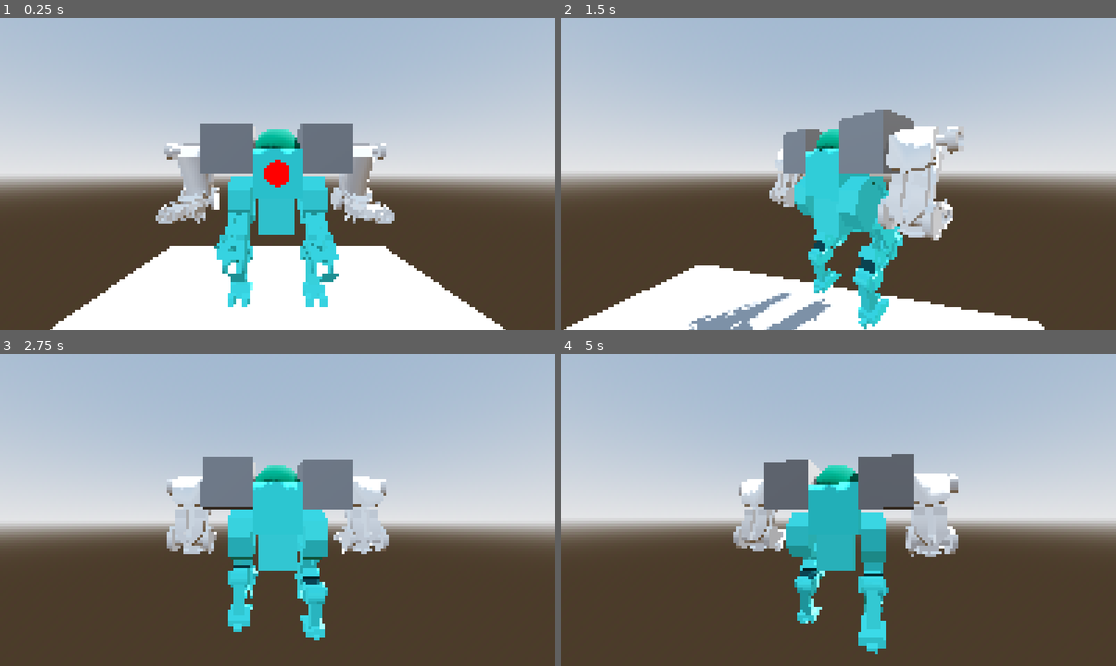
Above: before the commit, frames 1-4 (two rows, left to right).
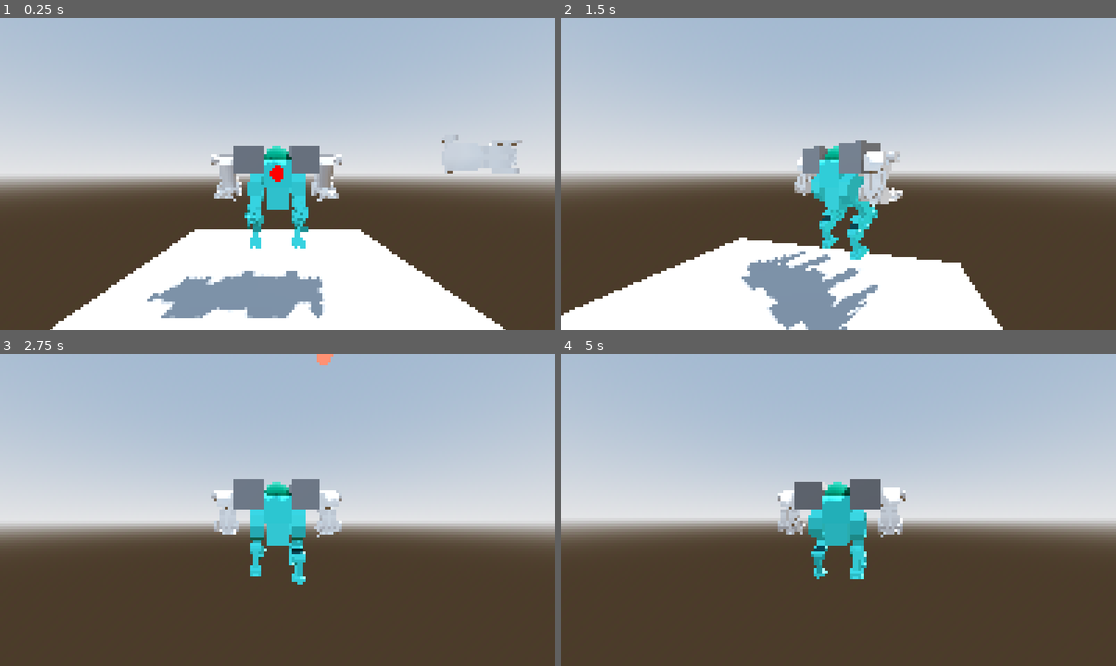
Above: after the commit, the same moments.

Repository: jalvarez2016/Bot-Heart-Prototype
Game: Godot game, scene res://PlayableScenes/PlayerPlayGround.tscn
The game is run twice, just before and just after one commit, with the same random seed, the same clock (stepped at 60 frames per second) and the same inputs.
Inputs (mouse positions are in pixels of both pictures, inside the frame that each line leads up to):
- Up to frame 1 (0.25 s): no input
- Up to frame 2 (1.5 s): move the mouse to (866, 174) at 0.52 s; hold W (forward) from 0.53 s (still down); tap E (equip) at 0.6 s; tap Space (jump) at 0.77 s; tap Q (unequip, bound only after the commit) at 0.8, 1.35 s; move the mouse to (810, 174) at 1.27 s
- Up to frame 3 (2.75 s): keep holding W (forward); tap Space (jump) at 1.52 s; tap E (equip) at 1.55 s; move the mouse to (288, 503) at 2.02 s; click (288, 503) at 2.1 s; tap Q (unequip, bound only after the commit) at 2.3 s
- Up to frame 4 (5 s): keep holding W (forward); move the mouse to (832, 516) at 2.77 s; tap E (equip) at 2.85, 4.55 s; tap Space (jump) at 3.02, 3.77, 4.52 s; move the mouse to (877, 513) at 3.52 s; hold Shift (sprint) 3.53-4.28 s; tap Q (unequip, bound only after the commit) at 3.8, 4.35 s; move the mouse to (794, 506) at 4.27 s

The runs differ from the first frame. In frame 1, 16% of the frame differs, in the area x 26-95%, y 33-97%; in frame 2, 19%, in the area x 0-88%, y 29-100%; in frame 3, 10%; in frame 4, 11%.
Error before the commit: Cannot call method 'get_node' on a null value. (res://Player/BaseParts/Attachments/gun.gd:24)
Error after the commit: Attempt to call function 'instantiate' in base 'null instance' on a null instance. (res://Player/Entity/arm_controller.gd:96)

Commit message:
equip and remove arms

Diff:
--- a/PlayableScenes/PlayerPlayGround.tscn
+++ b/PlayableScenes/PlayerPlayGround.tscn
@@ -1,6 +1,7 @@
-[gd_scene load_steps=7 format=3 uid="uid://dgdxgxjc2yo7o"]
+[gd_scene load_steps=8 format=3 uid="uid://dgdxgxjc2yo7o"]
 
 [ext_resource type="PackedScene" uid="uid://7mmvptvm8oaa" path="res://Player/Entity/Player.tscn" id="1_qcrmj"]
+[ext_resource type="PackedScene" uid="uid://5fq63xnuu27o" path="res://Player/BaseParts/Drops/BaseArm.tscn" id="2_edu2i"]
 
 [sub_resource type="ProceduralSkyMaterial" id="ProceduralSkyMaterial_qcrmj"]
 sky_horizon_color = Color(0.662243, 0.671743, 0.686743, 1)
@@ -45,3 +46,6 @@
 
 [node name="CollisionShape3D" type="CollisionShape3D" parent="MeshInstance3D/StaticBody3D"]
 shape = SubResource("ConcavePolygonShape3D_qcrmj")
+
+[node name="BaseArm" parent="." instance=ExtResource("2_edu2i")]
+transform = Transform3D(1, 0, 0, 0, 1, 0, 0, 0, 1, 7.14895, 8.12754, 6.75602)
--- a/Player/BaseParts/Attachments/BaseArm.tscn
+++ b/Player/BaseParts/Attachments/BaseArm.tscn
@@ -21,6 +21,7 @@
 isGun = true
 leftArmMesh = NodePath("LeftArm")
 rightArmMesh = NodePath("RightArm")
+dropRef = "C:/Users/jason/Saved Games/Godot Games/Bot-Heart-Prototype/Player/BaseParts/Drops/BaseArm.tscn"
 
 [node name="Shoulder" type="MeshInstance3D" parent="."]
 mesh = SubResource("BoxMesh_7x5qj")
--- a/Player/BaseParts/Attachments/base_arm.gd
+++ b/Player/BaseParts/Attachments/base_arm.gd
@@ -9,6 +9,7 @@
 @export var isLeftArm: bool
 @export var leftArmMesh: Node3D
 @export var rightArmMesh: Node3D
+@export var dropRef: String
 
 var actionType = {
 	'MAIN': 'main',
--- a/Player/BaseParts/Drops/BaseArm.tscn
+++ b/Player/BaseParts/Drops/BaseArm.tscn
@@ -1,31 +1,50 @@
 [gd_scene load_steps=5 format=3 uid="uid://5fq63xnuu27o"]
 
 [ext_resource type="Script" uid="uid://dqp5puefmfdfj" path="res://Player/BaseParts/base_arm.gd" id="1_5aqte"]
+[ext_resource type="PackedScene" uid="uid://t4nrgxeayk7g" path="res://Player/BaseParts/Models/RightArm.glb" id="2_llvp5"]
 
-[sub_resource type="BoxMesh" id="BoxMesh_n15fn"]
-size = Vector3(4, 1, 1)
+[sub_resource type="BoxShape3D" id="BoxShape3D_llvp5"]
+size = Vector3(2.146, 1.4549, 2.55034)
 
-[sub_resource type="StandardMaterial3D" id="StandardMaterial3D_n15fn"]
-diffuse_mode = 3
-albedo_color = Color(0.313726, 1, 1, 1)
+[sub_resource type="SphereShape3D" id="SphereShape3D_llvp5"]
+radius = 3.0
 
-[sub_resource type="ConvexPolygonShape3D" id="ConvexPolygonShape3D_n15fn"]
-points = PackedVector3Array(2, 0.5, 0.5, 2, 0.5, -0.5, -2, 0.5, 0.5, 2, -0.5, 0.5, 2, -0.5, -0.5, -2, 0.5, -0.5, -2, -0.5, 0.5, -2, -0.5, -0.5)
+[node name="BaseArm" type="Node3D"]
+script = ExtResource("1_5aqte")
+armType = "res://Player/BaseParts/Attachments/BaseArm.tscn"
 
-[node name="BaseArm" type="Node3D" node_paths=PackedStringArray("anchor")]
-script = ExtResource("1_5aqte")
-anchor = NodePath("Marker3D")
+[node name="RigidBody3D" type="RigidBody3D" parent="."]
 
-[node name="Marker3D" type="Marker3D" parent="."]
-transform = Transform3D(1, 0, 0, 0, 1, 0, 0, 0, 1, -2, 0, 0)
+[node name="RightArm" parent="RigidBody3D" instance=ExtResource("2_llvp5")]
+transform = Transform3D(-4.37114e-08, -1, 0, 1, -4.37114e-08, 0, 0, 0, 1, 3, -2, 1)
 
-[node name="RigidBody3D" type="RigidBody3D" parent="Marker3D"]
-transform = Transform3D(1, 0, 0, 0, 1, 0, 0, 0, 1, 2, 0, 0)
+[node name="Skeleton3D" parent="RigidBody3D/RightArm/Armature_002" index="0"]
+bones/1/rotation = Quaternion(-0.427665, 0.563119, 0.563119, 0.427665)
+bones/2/rotation = Quaternion(8.88278e-08, 4.67183e-08, -0.787554, 0.616246)
+bones/3/rotation = Quaternion(-1.64091e-09, 7.03783e-10, -0.00332705, 0.999994)
+bones/7/position = Vector3(-1.60891, 2, -1.59789)
+bones/7/rotation = Quaternion(-0.689384, -0.15732, -0.15732, 0.689384)
+bones/8/position = Vector3(0.863258, 2, -0.992635)
 
-[node name="MeshInstance3D" type="MeshInstance3D" parent="Marker3D/RigidBody3D"]
-mesh = SubResource("BoxMesh_n15fn")
-skeleton = NodePath("../../..")
-surface_material_override/0 = SubResource("StandardMaterial3D_n15fn")
+[node name="Cube_009" parent="RigidBody3D/RightArm/Armature_002/Skeleton3D" index="0"]
+transform = Transform3D(3.24613e-08, 0.163103, 0.000505475, -0.251046, 2.21926e-08, -5.75615e-08, -8.32044e-08, -0.000380498, 0.216677, -1.59754, 2.05954, -1.19789)
 
-[node name="CollisionShape3D" type="CollisionShape3D" parent="Marker3D/RigidBody3D"]
-shape = SubResource("ConvexPolygonShape3D_n15fn")
+[node name="Cube_008" parent="RigidBody3D/RightArm/Armature_002/Skeleton3D" index="1"]
+transform = Transform3D(4.24664e-08, -0.151132, 0.00696117, -0.226713, -1.63057e-08, -1.62274e-07, -8.34735e-08, 0.00175353, 0.59996, -1.59439, 2.05177, -0.181838)
+
+[node name="Cube_007" parent="RigidBody3D/RightArm/Armature_002/Skeleton3D" index="2"]
+transform = Transform3D(-8.74268e-09, 0.440212, 0.164644, -0.375915, -1.31471e-08, 6.21514e-09, 6.38998e-09, -0.164644, 0.440212, -0.480082, 2.05177, 0.156479)
+
+[node name="CollisionShape3D2" type="CollisionShape3D" parent="RigidBody3D"]
+transform = Transform3D(0.981376, 0, -0.192093, 0, 1, 0, 0.192093, 0, 0.981376, -0.0314324, 0.227448, 0.371205)
+shape = SubResource("BoxShape3D_llvp5")
+
+[node name="Area3D" type="Area3D" parent="RigidBody3D" groups=["Attachment"]]
+
+[node name="CollisionShape3D" type="CollisionShape3D" parent="RigidBody3D/Area3D"]
+shape = SubResource("SphereShape3D_llvp5")
+
+[connection signal="body_entered" from="RigidBody3D/Area3D" to="." method="_on_area_3d_body_entered"]
+[connection signal="body_exited" from="RigidBody3D/Area3D" to="." method="_on_area_3d_body_exited"]
+
+[editable path="RigidBody3D/RightArm"]
--- a/Player/BaseParts/SFX/Bullet.gd
+++ b/Player/BaseParts/SFX/Bullet.gd
@@ -3,6 +3,7 @@
 @export var isActive: bool
 @export var bulletDirection: Marker3D
 @export var bullet: RigidBody3D
+@export var dropRef: String
 
 func fire() -> void:
 	var generalDirection:= bulletDirection.global_position - self.global_position
--- a/Player/BaseParts/SFX/Bullet.tscn
+++ b/Player/BaseParts/SFX/Bullet.tscn
@@ -30,6 +30,7 @@
 script = ExtResource("1_ovv24")
 bulletDirection = NodePath("RigidBody3D/Marker3D")
 bullet = NodePath("RigidBody3D")
+dropRef = "C:/Users/jason/Saved Games/Godot Games/Bot-Heart-Prototype/Player/BaseParts/Drops/BaseArm.tscn"
 
 [node name="RigidBody3D" type="RigidBody3D" parent="."]
 
--- a/Player/BaseParts/base_arm.gd
+++ b/Player/BaseParts/base_arm.gd
@@ -1,2 +1,17 @@
 extends Node3D
-@export var anchor : Marker3D
+@export var armType: String
+
+var type: String = 'arm'
+var player: Node3D
+
+
+func _on_area_3d_body_entered(body: Node3D) -> void:
+	if body.is_in_group("Player"):
+		player = body
+		player.ArmController.loadNewArm(armType, self)
+
+
+func _on_area_3d_body_exited(body: Node3D) -> void:
+	if body.is_in_group("Player"):
+		player.ArmController.unLoadNewArm()
+		player = null
--- a/Player/Entity/Camera.gd
+++ b/Player/Entity/Camera.gd
@@ -1,5 +1,6 @@
 extends SpringArm3D
 @export var mouse_sensetivity := 0.005
+@export var active: bool = true
 
 # Called when the node enters the scene tree for the first time.
 func _ready():
@@ -7,7 +8,7 @@
 	#pass
 
 func _unhandled_input(event: InputEvent):
-	if event is InputEventMouseMotion:
+	if event is InputEventMouseMotion && active:
 		rotation.x -= event.relative.y * mouse_sensetivity
 		rotation.x = clamp(rotation.x, deg_to_rad(-90), deg_to_rad(50))
 
--- a/Player/Entity/Player.tscn
+++ b/Player/Entity/Player.tscn
@@ -6,6 +6,8 @@
 [ext_resource type="Shader" uid="uid://deu4icylu3kyq" path="res://Player/Entity/Shaders/PixelEffect.gdshader" id="2_4msa4"]
 [ext_resource type="Script" uid="uid://blr8fm5ljldtk" path="res://Player/Entity/leg_controller.gd" id="5_stiq3"]
 [ext_resource type="Script" uid="uid://cp6rm5x1st4uk" path="res://Player/Entity/arm_controller.gd" id="6_82htd"]
+[ext_resource type="Script" uid="uid://c0d6lg8j3tay6" path="res://Player/Entity/equipPartsController.gd" id="7_jmv62"]
+[ext_resource type="Script" uid="uid://nffytd66dtd6" path="res://Player/Entity/removePartsController.gd" id="8_4mymh"]
 
 [sub_resource type="BoxShape3D" id="BoxShape3D_jgdqt"]
 size = Vector3(2, 2, 2)
@@ -49,17 +51,25 @@
 render_priority = 0
 shader = ExtResource("2_4msa4")
 
+[sub_resource type="RectangleShape2D" id="RectangleShape2D_82htd"]
+size = Vector2(575.75, 648)
+
+[sub_resource type="LabelSettings" id="LabelSettings_jmv62"]
+font_size = 32
+outline_size = 5
+outline_color = Color(0, 0, 0, 1)
+
 [node name="Player" type="Node3D" node_paths=PackedStringArray("LegController", "ArmController")]
 script = ExtResource("1_hdlnp")
 LegController = NodePath("CharacterBody3D/LegController")
 ArmController = NodePath("CharacterBody3D/ArmController")
 
-[node name="CharacterBody3D" type="CharacterBody3D" parent="." node_paths=PackedStringArray("LegController", "ArmController")]
+[node name="CharacterBody3D" type="CharacterBody3D" parent="." node_paths=PackedStringArray("LegController", "ArmController") groups=["Player"]]
 script = ExtResource("1_mahfv")
 LegController = NodePath("LegController")
 ArmController = NodePath("ArmController")
 
-[node name="Hitbox" type="Area3D" parent="CharacterBody3D"]
+[node name="Hitbox" type="Area3D" parent="CharacterBody3D" groups=["Player"]]
 
 [node name="CollisionShape3D" type="CollisionShape3D" parent="CharacterBody3D/Hitbox"]
 shape = SubResource("BoxShape3D_jgdqt")
@@ -105,7 +115,7 @@
 [node name="Head" type="Node3D" parent="CharacterBody3D"]
 
 [node name="SpringArm3D" type="SpringArm3D" parent="CharacterBody3D/Head"]
-spring_length = 9.0
+spring_length = 15.0
 margin = 0.725
 script = ExtResource("1_f71a7")
 
@@ -128,12 +138,122 @@
 wait_time = 0.8
 one_shot = true
 
-[node name="ArmController" type="Node3D" parent="CharacterBody3D" node_paths=PackedStringArray("LeftArmAnchor", "RightArmAnchor")]
+[node name="ArmController" type="Node3D" parent="CharacterBody3D" node_paths=PackedStringArray("LeftArmAnchor", "RightArmAnchor", "addPartsUI", "removeParts")]
 script = ExtResource("6_82htd")
 LeftArmAnchor = NodePath("../MeshInstance3D/AnchorPoints/LeftArm")
 RightArmAnchor = NodePath("../MeshInstance3D/AnchorPoints/RightArm")
+addPartsUI = NodePath("EquipController")
+removeParts = NodePath("RemoveController")
 
 [node name="Timer" type="Timer" parent="CharacterBody3D/ArmController"]
 wait_time = 0.2
 
+[node name="EquipController" type="AspectRatioContainer" parent="CharacterBody3D/ArmController" node_paths=PackedStringArray("leftArea", "rightArea", "playerCamera")]
+visible = false
+offset_right = 1152.0
+offset_bottom = 648.0
+size_flags_horizontal = 3
+size_flags_vertical = 3
+script = ExtResource("7_jmv62")
+leftArea = NodePath("HBoxContainer/Left")
+rightArea = NodePath("HBoxContainer/Right")
+playerCamera = NodePath("../../Head/SpringArm3D")
+
+[node name="HBoxContainer" type="HBoxContainer" parent="CharacterBody3D/ArmController/EquipController"]
+layout_mode = 2
+
+[node name="Left" type="Area2D" parent="CharacterBody3D/ArmController/EquipController/HBoxContainer"]
+position = Vector2(-252, 0)
+
+[node name="CollisionShape2D" type="CollisionShape2D" parent="CharacterBody3D/ArmController/EquipController/HBoxContainer/Left"]
+position = Vector2(288.125, 323)
+shape = SubResource("RectangleShape2D_82htd")
+
+[node name="Left" type="Label" parent="CharacterBody3D/ArmController/EquipController/HBoxContainer/Left"]
+offset_left = 252.0
+offset_top = 312.0
+offset_right = 282.0
+offset_bottom = 335.0
+text = "Left"
+
+[node name="Right" type="Area2D" parent="CharacterBody3D/ArmController/EquipController/HBoxContainer"]
+position = Vector2(-252, 0)
+
+[node name="Right" type="Label" parent="CharacterBody3D/ArmController/EquipController/HBoxContainer/Right"]
+offset_left = 864.0
+offset_top = 312.0
+offset_right = 905.0
+offset_bottom = 361.0
+size_flags_horizontal = 4
+text = "Right
+"
+
+[node name="CollisionShape2D" type="CollisionShape2D" parent="CharacterBody3D/ArmController/EquipController/HBoxContainer/Right"]
+position = Vector2(864.25, 323)
+shape = SubResource("RectangleShape2D_82htd")
+
+[node name="Label" type="Label" parent="CharacterBody3D/ArmController/EquipController"]
+layout_mode = 2
+text = "Equip
+"
+label_settings = SubResource("LabelSettings_jmv62")
+horizontal_alignment = 1
+
+[node name="RemoveController" type="AspectRatioContainer" parent="CharacterBody3D/ArmController" node_paths=PackedStringArray("leftArea", "rightArea", "playerCamera")]
+offset_right = 1152.0
+offset_bottom = 648.0
+size_flags_horizontal = 3
+size_flags_vertical = 3
+script = ExtResource("8_4mymh")
+leftArea = NodePath("HBoxContainer/Left")
+rightArea = NodePath("HBoxContainer/Right")
+playerCamera = NodePath("../../Head/SpringArm3D")
+
+[node name="HBoxContainer" type="HBoxContainer" parent="CharacterBody3D/ArmController/RemoveController"]
+layout_mode = 2
+
+[node name="Left" type="Area2D" parent="CharacterBody3D/ArmController/RemoveController/HBoxContainer"]
+position = Vector2(-252, 0)
+
+[node name="CollisionShape2D" type="CollisionShape2D" parent="CharacterBody3D/ArmController/RemoveController/HBoxContainer/Left"]
+position = Vector2(288.125, 323)
+shape = SubResource("RectangleShape2D_82htd")
+
+[node name="Left" type="Label" parent="CharacterBody3D/ArmController/RemoveController/HBoxContainer/Left"]
+offset_left = 252.0
+offset_top = 312.0
+offset_right = 282.0
+offset_bottom = 335.0
+text = "Left"
+
+[node name="Right" type="Area2D" parent="CharacterBody3D/ArmController/RemoveController/HBoxContainer"]
+position = Vector2(-252, 0)
+
+[node name="Right" type="Label" parent="CharacterBody3D/ArmController/RemoveController/HBoxContainer/Right"]
+offset_left = 864.0
+offset_top = 312.0
+offset_right = 905.0
+offset_bottom = 361.0
+size_flags_horizontal = 4
+text = "Right
+"
+
+[node name="CollisionShape2D" type="CollisionShape2D" parent="CharacterBody3D/ArmController/RemoveController/HBoxContainer/Right"]
+position = Vector2(864.25, 323)
+shape = SubResource("RectangleShape2D_82htd")
+
+[node name="Label" type="Label" parent="CharacterBody3D/ArmController/RemoveController"]
+layout_mode = 2
+text = "Remove"
+label_settings = SubResource("LabelSettings_jmv62")
+horizontal_alignment = 1
+
 [connection signal="timeout" from="CharacterBody3D/LegController/Timer" to="CharacterBody3D/LegController" method="_on_timer_timeout"]
+[connection signal="mouse_entered" from="CharacterBody3D/ArmController/EquipController/HBoxContainer/Left" to="CharacterBody3D/ArmController/EquipController" method="_on_left_mouse_entered"]
+[connection signal="mouse_exited" from="CharacterBody3D/ArmController/EquipController/HBoxContainer/Left" to="CharacterBody3D/ArmController/EquipController" method="_on_left_mouse_exited"]
+[connection signal="mouse_entered" from="CharacterBody3D/ArmController/EquipController/HBoxContainer/Right" to="CharacterBody3D/ArmController/EquipController" method="_on_right_mouse_entered"]
+[connection signal="mouse_exited" from="CharacterBody3D/ArmController/EquipController/HBoxContainer/Right" to="CharacterBody3D/ArmController/EquipController" method="_on_right_mouse_exited"]
+[connection signal="mouse_entered" from="CharacterBody3D/ArmController/RemoveController/HBoxContainer/Left" to="CharacterBody3D/ArmController/RemoveController" method="_on_left_mouse_entered"]
+[connection signal="mouse_exited" from="CharacterBody3D/ArmController/RemoveController/HBoxContainer/Left" to="CharacterBody3D/ArmController/RemoveController" method="_on_left_mouse_exited"]
+[connection signal="mouse_entered" from="CharacterBody3D/ArmController/RemoveController/HBoxContainer/Right" to="CharacterBody3D/ArmController/RemoveController" method="_on_right_mouse_entered"]
+[connection signal="mouse_exited" from="CharacterBody3D/ArmController/RemoveController/HBoxContainer/Right" to="CharacterBody3D/ArmController/RemoveController" method="_on_right_mouse_exited"]
--- a/Player/Entity/arm_controller.gd
+++ b/Player/Entity/arm_controller.gd
@@ -2,30 +2,104 @@
 
 @export var LeftArmAnchor: Marker3D
 @export var RightArmAnchor: Marker3D
+@export var addPartsUI: Container
+@export var removeParts: Container
 
-var defaultArm = preload("res://Player/BaseParts/Attachments/BaseArm.tscn")
+var defaultArm := preload("res://Player/BaseParts/Attachments/BaseArm.tscn")
 var LeftArmAnimator: AnimationPlayer
 var RightArmAnimator: AnimationPlayer
 
 var leftArm: Node3D
 var rightArm: Node3D
 
-
-func addLeftArm() -> void:
-	var arm = defaultArm.instantiate()
-	LeftArmAnchor.add_child(arm)
-	leftArm = arm
-	arm.isLeftArm = true
-	arm.set_arms()
+var nearNewArm: bool = false # Check if we can equip a new arm
+var armDrop: Node3D # New arm drop in case we need to delete it
+var loadedNewArm: Resource # The new Arm
 
 
-func addRightArm() -> void:
-	var arm = defaultArm.instantiate()
-	RightArmAnchor.add_child(arm)
-	rightArm = arm
-	arm.isLeftArm = false
-	arm.set_arms()
+func _ready() -> void:
+	addPartsUI.deactivate()
+	removeParts.deactivate()
 
+func _process(_delta: float) -> void:
+	check_equip()
+	_check_unequip()
+
+#	Equip/Remove Logic
+func check_equip() -> void:
+	if Input.is_action_just_pressed("equip") && nearNewArm:
+		addPartsUI.activate()
+	elif Input.is_action_just_released("equip"):
+		addPartsUI.deactivate()
+		if !addPartsUI.loadedArm:
+			return
+
+		if addPartsUI.isAddingLeftPart:
+			addLeftArm(addPartsUI.loadedArm)
+		else:
+			addRightArm(addPartsUI.loadedArm)
+
+		armDrop.queue_free()
+
+func _check_unequip() -> void:
+	if Input.is_action_just_pressed("unequip"):
+		removeParts.activate()
+	elif Input.is_action_just_released("unequip"):
+		removeParts.deactivate()
+		if removeParts.isRemovingLeftPart:
+			removeLeftArm()
+		else:
+			removeRightArm()
+
+
+#	Add/Remove Arm Scenes
+func loadNewArm(armPath: String, newArmDrop: Node3D = null) -> void:
+	if newArmDrop:
+		armDrop = newArmDrop
+	nearNewArm = true
+	addPartsUI.loadNewArm(armPath)
+
+func unLoadNewArm() -> void:
+	armDrop = null
+	nearNewArm = false
+	addPartsUI.unLoadNewArm()
+
+func addLeftArm(newArm: Resource = defaultArm) -> void:
+	if !leftArm:
+		var arm = newArm.instantiate()
+		LeftArmAnchor.add_child(arm)
+		leftArm = arm
+		arm.isLeftArm = true
+		arm.set_arms()
+
+func addRightArm(newArm: Resource = defaultArm) -> void:
+	if !rightArm:
+		var arm = newArm.instantiate()
+		RightArmAnchor.add_child(arm)
+		rightArm = arm
+		arm.isLeftArm = false
+		arm.set_arms()
+
+func removeLeftArm() -> void:
+	if !leftArm:
+		return
+	var worldRef:= get_tree().root.get_child(0)
+	var armDrop: Node3D= load(leftArm.dropRef).instantiate()
+	worldRef.add_child(armDrop)
+	armDrop.global_position = leftArm.global_position
+	leftArm.queue_free()
+
+func removeRightArm() -> void:
+	if !rightArm:
+		return
+	var worldRef:= get_tree().root.get_child(0)
+	var armDrop: Node3D= load(rightArm.dropRef).instantiate()
+	worldRef.add_child(armDrop)
+	armDrop.global_position = rightArm.global_position
+	rightArm.queue_free()
+
+
+#	Arm Actions
 func action(actionType: String) -> void:
 	if leftArm:
 		leftArm.action(actionType)
--- /dev/null
+++ b/Player/Entity/equipPartsController.gd
@@ -0,0 +1,45 @@
+extends AspectRatioContainer
+@export var leftArea: Area2D
+@export var rightArea: Area2D
+@export var playerCamera: SpringArm3D
+
+var isAddingLeftPart: bool
+var loadedArm: Resource
+
+func activate() -> void:
+	leftArea.monitoring = true
+	leftArea.monitorable = true
+	rightArea.monitoring = true
+	rightArea.monitorable = true
+	Input.mouse_mode = Input.MOUSE_MODE_CONFINED
+	playerCamera.active = false
+	self.visible = true
+
+
+func deactivate() -> void:
+	leftArea.monitoring = false
+	leftArea.monitorable = false
+	rightArea.monitoring = false
+	rightArea.monitorable = false
+	Input.mouse_mode = Input.MOUSE_MODE_CAPTURED
+	playerCamera.active = true
+	self.visible = false
+
+
+func loadNewArm(armType: String) -> void:
+	loadedArm = load(armType)
+
+func unLoadNewArm() -> void:
+	loadedArm = null
+
+func _on_left_mouse_entered() -> void:
+	isAddingLeftPart = true
+
+func _on_left_mouse_exited() -> void:
+	isAddingLeftPart = false
+
+func _on_right_mouse_entered() -> void:
+	isAddingLeftPart = false
+
+func _on_right_mouse_exited() -> void:
+	isAddingLeftPart = true
--- /dev/null
+++ b/Player/Entity/removePartsController.gd
@@ -0,0 +1,38 @@
+extends AspectRatioContainer
+@export var leftArea: Area2D
+@export var rightArea: Area2D
+@export var playerCamera: SpringArm3D
+
+var isRemovingLeftPart: bool
+
+func activate() -> void:
+	leftArea.monitoring = true
+	leftArea.monitorable = true
+	rightArea.monitoring = true
+	rightArea.monitorable = true
+	Input.mouse_mode = Input.MOUSE_MODE_CONFINED
+	playerCamera.active = false
+	self.visible = true
+
+
+func deactivate() -> void:
+	leftArea.monitoring = false
+	leftArea.monitorable = false
+	rightArea.monitoring = false
+	rightArea.monitorable = false
+	Input.mouse_mode = Input.MOUSE_MODE_CAPTURED
+	playerCamera.active = true
+	self.visible = false
+
+
+func _on_left_mouse_entered() -> void:
+	isRemovingLeftPart = true
+
+func _on_left_mouse_exited() -> void:
+	isRemovingLeftPart = false
+
+func _on_right_mouse_entered() -> void:
+	isRemovingLeftPart = false
+
+func _on_right_mouse_exited() -> void:
+	isRemovingLeftPart = true
--- a/project.godot
+++ b/project.godot
@@ -19,6 +19,7 @@
 
 PlayerAttack=""
 PlayerHitBox=""
+Attachment=""
 
 [input]
 
@@ -67,6 +68,11 @@
 "events": [Object(InputEventMouseButton,"resource_local_to_scene":false,"resource_name":"","device":-1,"window_id":0,"a …(253 unchanged characters)…
 ]
 }
+unequip={
+"deadzone": 0.2,
+"events": [Object(InputEventKey,"resource_local_to_scene":false,"resource_name":"","device":-1,"window_id":0,"alt_pressed":false,"shift_pressed":false,"ctrl_pressed":false,"meta_pressed":false,"pressed":false,"keycode":0,"physical_keycode":81,"key_label":0,"unicode":113,"location":0,"echo":false,"script":null)
+]
+}
 
 [layer_names]
 
Not shown: 1 places in Player/Entity/Player.tscn that only renumber resources
Not shown, added: Player/Entity/equipPartsController.gd.uid
Not shown, added: Player/Entity/removePartsController.gd.uid
